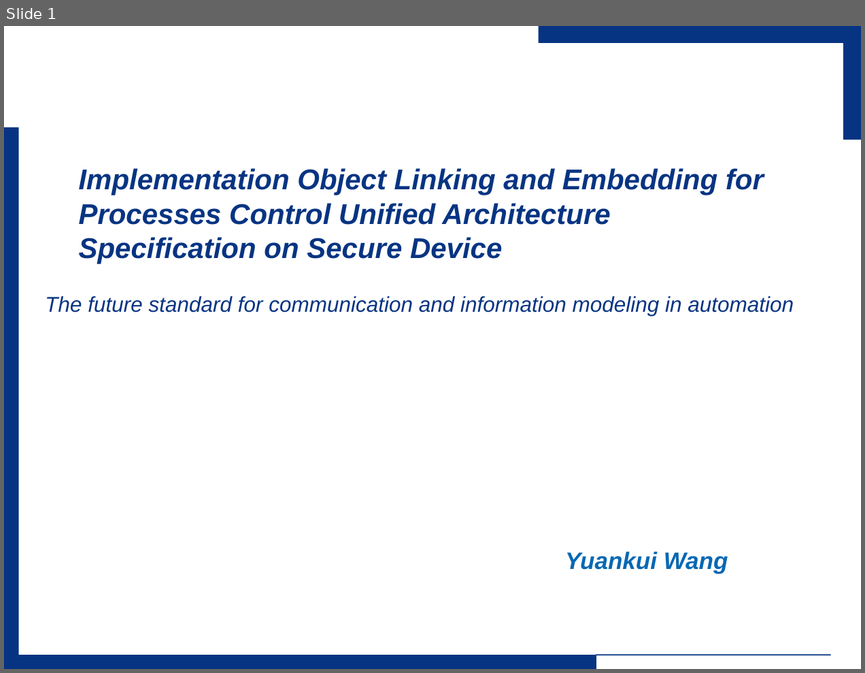
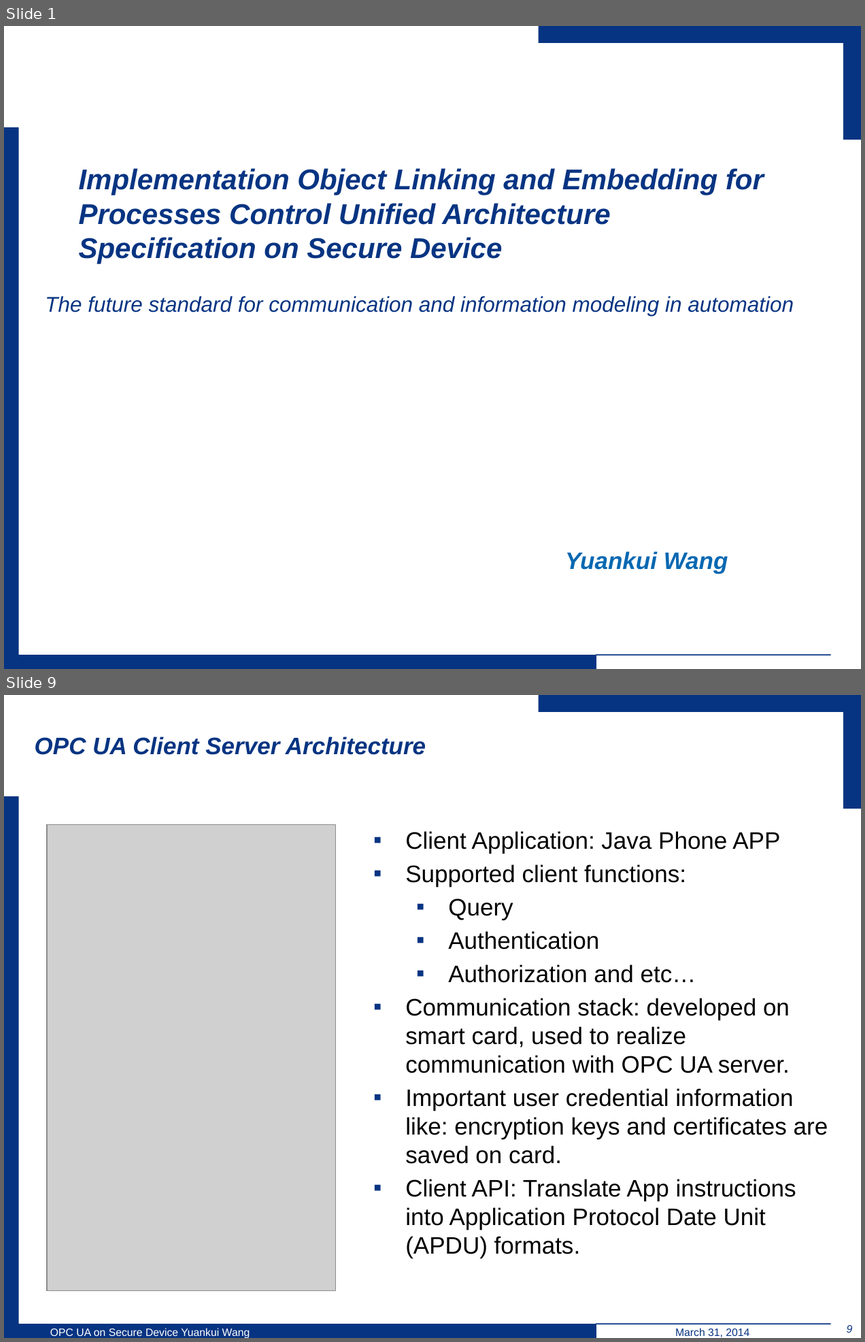
Before and after one commit to wsuetholz/opc-ua-wangyk-upb-morpho, a slide deck: ppt/Einleitung.pptx. Shown one above the other, each under a label of ours: slide 1 before the commit, slides 1 and 9 after it; the slides between them are not shown. The pictures are 865x673 and 865x1342 pixels, drawn with LibreOffice and Linux fonts; fonts in the diff are those of the drawing; grey boxes stand for pictures; background and template pictures are left out. Boxes give left, top, right and bottom in pixels: in the first picture for what was removed or moved away, otherwise in the second. Text is boxed around its words. In the diff, an @@ line names an element or a change of style, - is before the commit and + after.

```diff
--- a/ppt/Einleitung.pptx
+++ b/ppt/Einleitung.pptx
@@ slide 9 added at [4,695,861,1338], background #FFFFFF; not listed: 5 template elements that a slide beside it also shows @@
@@ title added at [35,736,426,755], 20 pt, text #073482, bold, italic @@
+OPC UA Client Server Architecture
@@ picture added at [47,824,336,1289] @@
@@ text added at [405,831,828,1258], 20 pt, text #000000 @@
+▪ Client Application: Java Phone APP
+▪ Supported client functions:
+  ▪ Query
+  ▪ Authentication
+  ▪ Authorization and etc…
+▪ Communication stack: developed on smart card, used to realize communication with OPC UA server.
+▪ Important user credential information like: encryption keys and certificates are saved on card.
+▪ Client API: Translate App instructions into Application Protocol Date Unit (APDU) formats.
@@ page number added at [847,1325,853,1332], 9 pt, text #073482 @@
+9
@@ text added at [50,1327,250,1338], 9 pt, text #FFFFFF @@
+OPC UA on Secure Device Yuankui Wang
@@ text added at [675,1327,749,1337], 9 pt, text #073482 @@
+March 31, 2014
```
Also in this commit, not shown: 15 slides changed, 2 other slides added, 1 slide removed.
